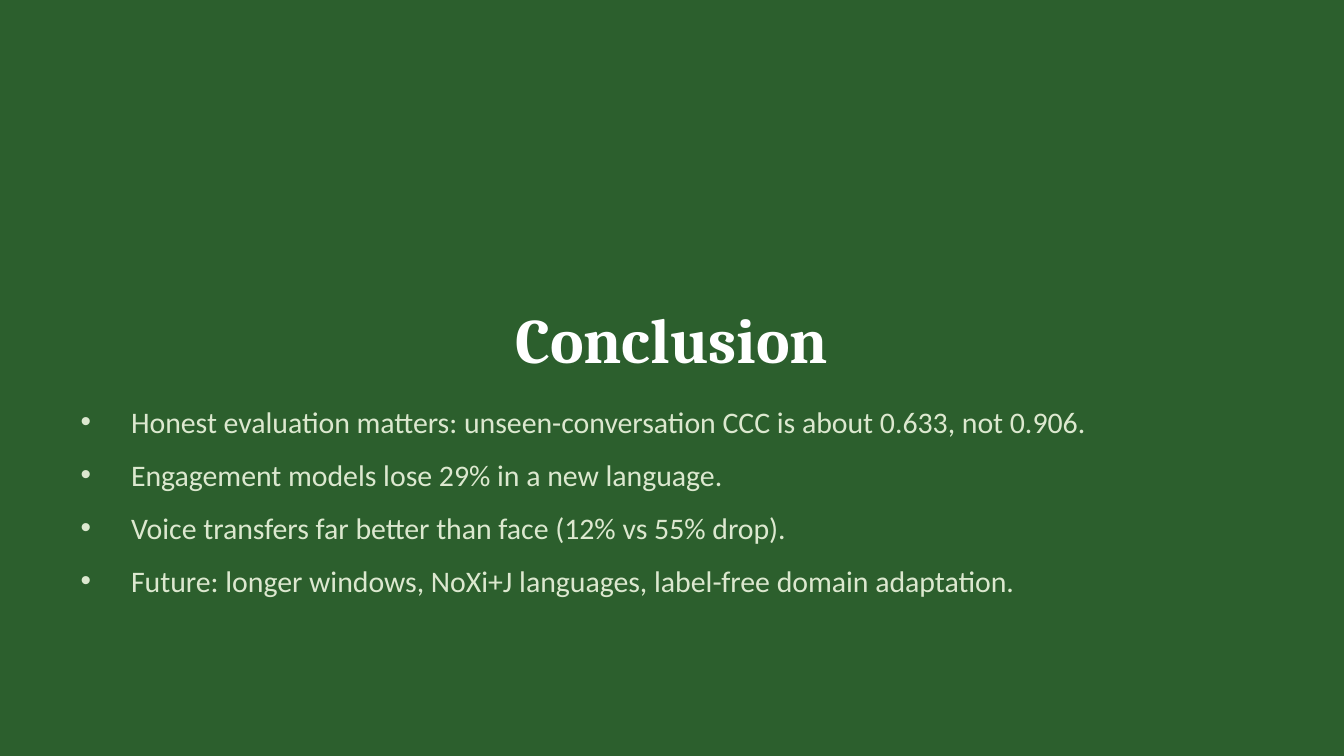
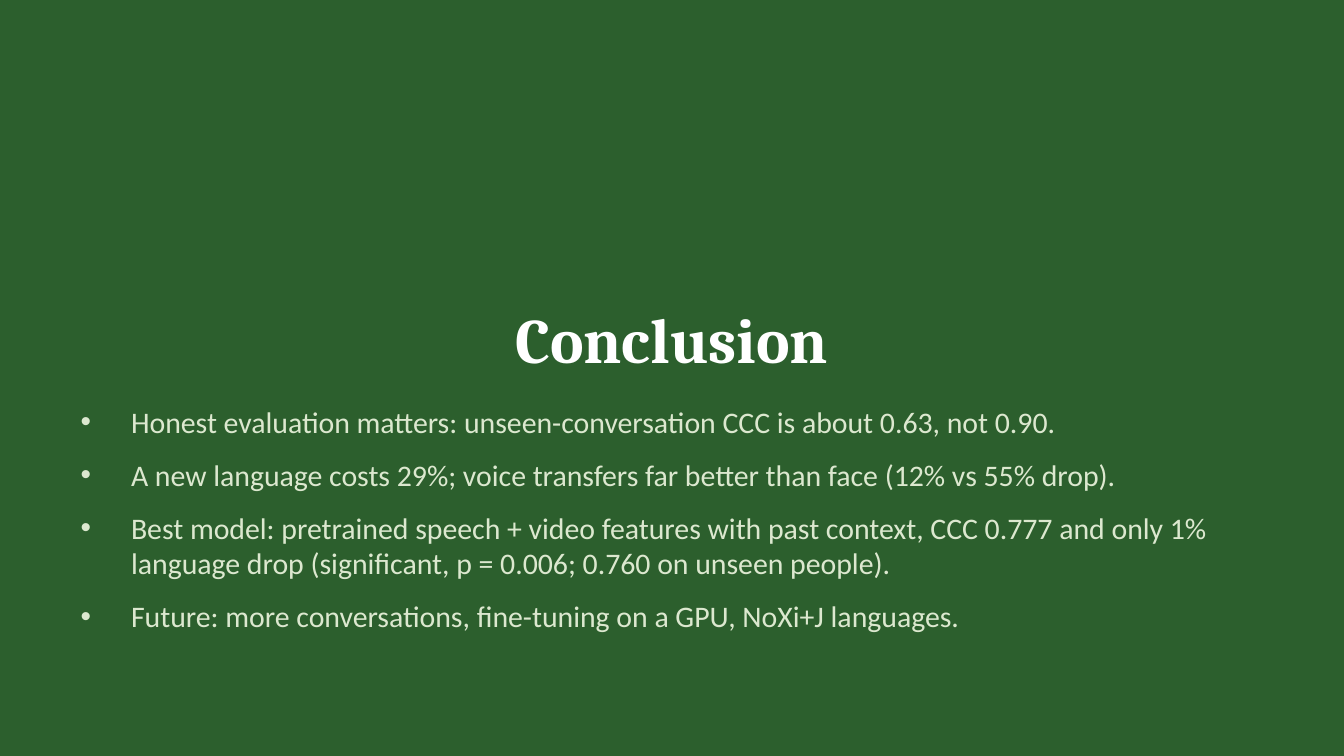
Before and after one commit to kshubham29/Cross-Lingual-Analysis-of-Non-Verbal-Behaviors-in-Human-Conversations-, a slide deck: slide 20 of Project_Presentation.pptx (slide 16 before the commit). Drawn at 1344x756 pixels with LibreOffice and Linux fonts; fonts in the diff are those of the drawing. Boxes give left, top, right and bottom in pixels: in the first picture for what was removed or moved away, otherwise in the second. Text is boxed around its words. In the diff, an @@ line names an element or a change of style, - is before the commit and + after.

Commit message:
Presentation: pretrained Transformers, improvements (best 0.777), significance, comparison with published work

```diff
--- a/Project_Presentation.pptx
+++ b/Project_Presentation.pptx
@@ text at [131,412,1206,632]: text changed @@
-• Honest evaluation matters: unseen-conversation CCC is about 0.633, not 0.906.
-• Engagement models lose 29% in a new language.
-• Voice transfers far better than face (12% vs 55% drop).
-• Future: longer windows, NoXi+J languages, label-free domain adaptation.
+• Honest evaluation matters: unseen-conversation CCC is about 0.63, not 0.90.
+• A new language costs 29%; voice transfers far better than face (12% vs 55% drop).
+• Best model: pretrained speech + video features with past context, CCC 0.777 and only 1% language drop (significant, p = 0.006; 0.760 on unseen people).
+• Future: more conversations, fine-tuning on a GPU, NoXi+J languages.
```
Also in this commit, not shown: 7 other slides changed, 4 slides added.
